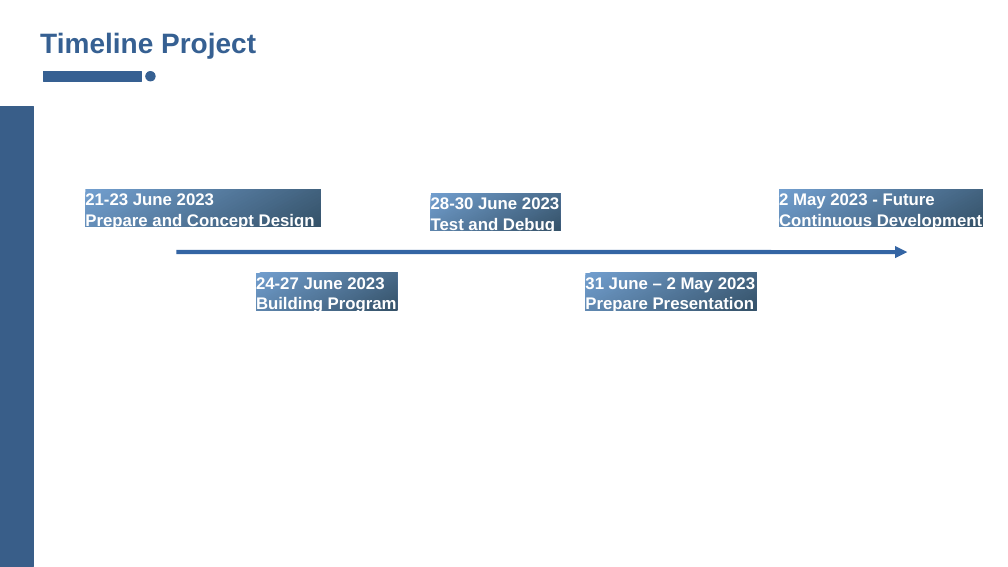
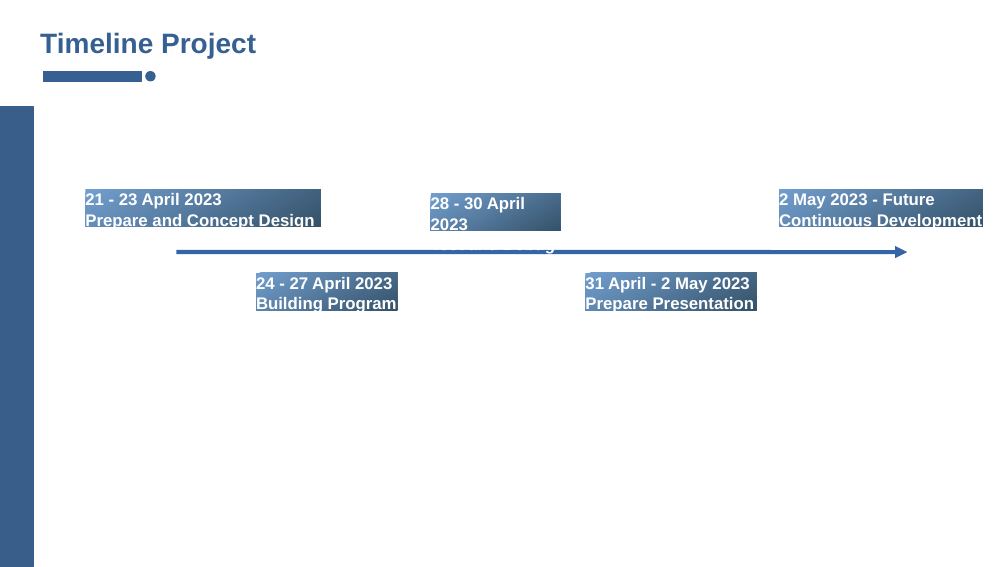
Before and after one commit to ghiffaryr/AIQuantAssistant, a slide deck: slide 23 of docs/PPT.pptx. Drawn at 1008x567 pixels with LibreOffice and Linux fonts; fonts in the diff are those of the drawing. Boxes give left, top, right and bottom in pixels: in the first picture for what was removed or moved away, otherwise in the second. Text is boxed around its words. In the diff, an @@ line names an element or a change of style, - is before the commit and + after.

```diff
--- a/docs/PPT.pptx
+++ b/docs/PPT.pptx
@@ text in rectangle at [85,193,221,209]: text changed @@
-21-23 June 2023
+21 - 23 April 2023
@@ text in rectangle at [431,197,525,234]: text changed @@
-28-30 June 2023
+28 - 30 April 2023
@@ text in rectangle at [256,277,392,293]: text changed @@
-24-27 June 2023
+24 - 27 April 2023
@@ text in rectangle at [585,277,749,293]: text changed @@
-31 June – 2 May 2023
+31 April - 2 May 2023
```
Also in this commit, not shown: 42 other files.
